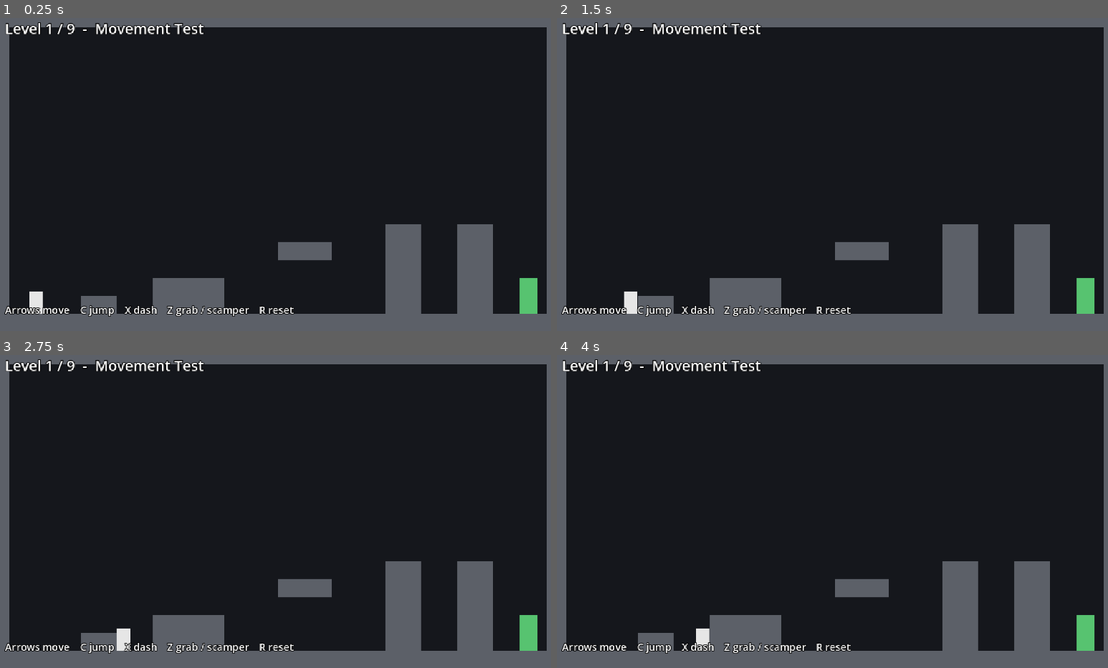
Above: before the commit, frames 1-4 (two rows, left to right).
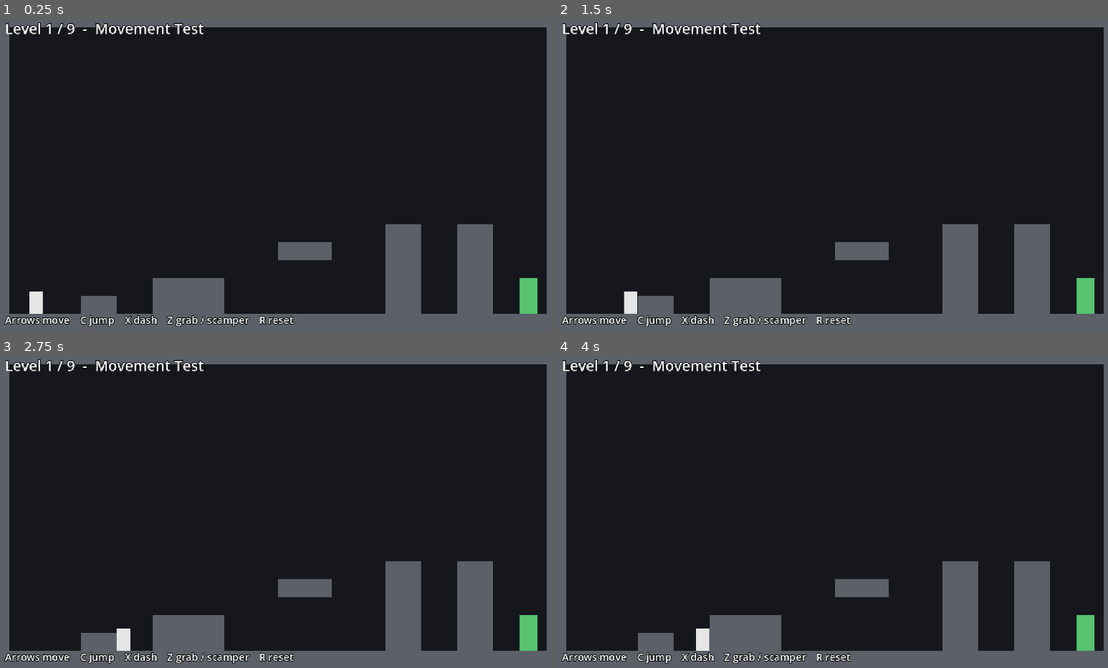
Above: after the commit, the same moments.

Repository: AJS1597/deja-mew
Game: Godot game, scene res://scenes/main.tscn
Two runs of this game, one before a commit and one after it. Both use one fixed random seed, a clock stepped at 60 frames per second and the inputs below.
Inputs:
- Up to frame 1 (0.25 s): no input
- Up to frame 2 (1.5 s): tap Enter at 0.5 s; hold Right (move_right) from 0.53 s (still down); tap X (dash) at 0.6 s; tap C (jump) at 0.77 s; tap R (reset) at 1.25 s; tap Z (grab) at 1.35 s
- Up to frame 3 (2.75 s): tap C (jump) at 1.52 s; release Right (move_right) at 2.03 s; hold Left (move_left) from 2.03 s (still down); tap X (dash) at 2.1 s
- Up to frame 4 (4 s): tap R (reset) at 2.75 s; release Left (move_left) at 2.78 s; hold Right (move_right) from 2.78 s (still down); tap Z (grab) at 2.85 s; tap C (jump) at 3.02, 3.77 s; tap X (dash) at 3.6 s

The runs differ from the first frame. In frame 1, 1.6% of the frame differs, in the area x 0-54%, y 91-99%; in frame 2, 1.6%; in frame 3, 1.6%; in frame 4, 1.6%.

Commit message:
Keep the controls hint inside the bottom border

Diff:
--- a/scenes/ui/hud.tscn
+++ b/scenes/ui/hud.tscn
@@ -17,9 +17,9 @@
 
 [node name="ControlsLabel" type="Label" parent="."]
 offset_left = 12.0
-offset_top = 262.0
+offset_top = 271.0
 offset_right = 500.0
-offset_bottom = 282.0
+offset_bottom = 287.0
 theme_override_colors/font_outline_color = Color(0, 0, 0, 1)
 theme_override_constants/outline_size = 3
 theme_override_font_sizes/font_size = 9
